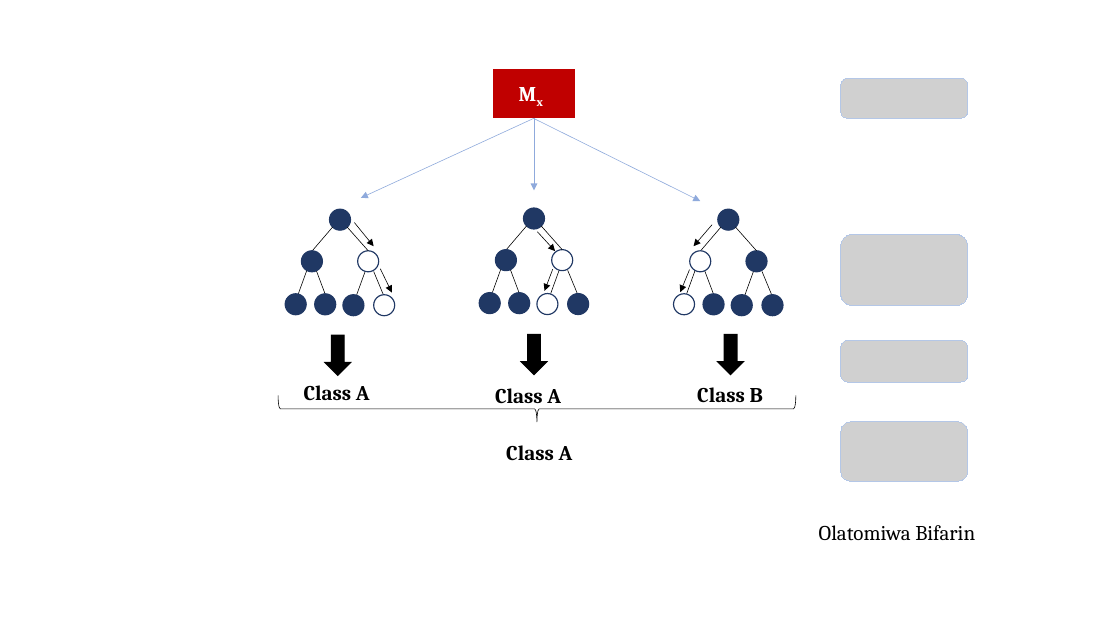
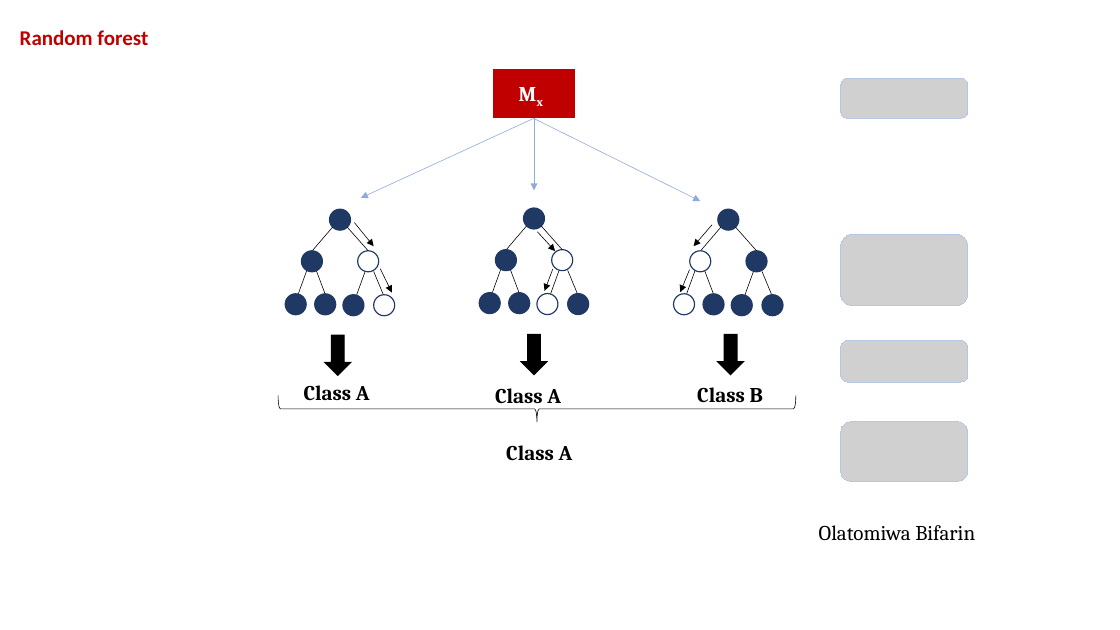
Before and after one commit to obifarin/machine-learning.ainotes, a slide deck: slide 19 of datasets/random_forest/illustrations.pptx (slide 6 before the commit). Drawn at 1120x630 pixels with LibreOffice and Linux fonts; fonts in the diff are those of the drawing; grey boxes stand for pictures. Boxes give left, top, right and bottom in pixels: in the first picture for what was removed or moved away, otherwise in the second. Text is boxed around its words. In the diff, an @@ line names an element or a change of style, - is before the commit and + after.

```diff
--- a/datasets/random_forest/illustrations.pptx
+++ b/datasets/random_forest/illustrations.pptx
@@ text added at (x1=20, y1=30, x2=148, y2=45), 18 pt, text #C00000, bold @@
+Random forest
```
Also in this commit, not shown: 8 other slides changed, 3 slides added, 1 slide removed, 2 other files.
